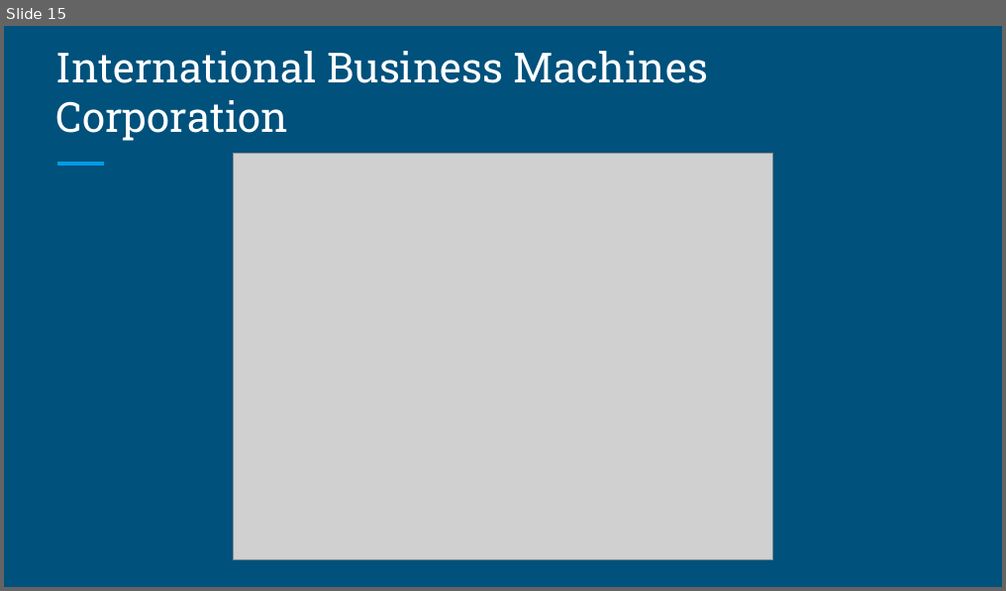
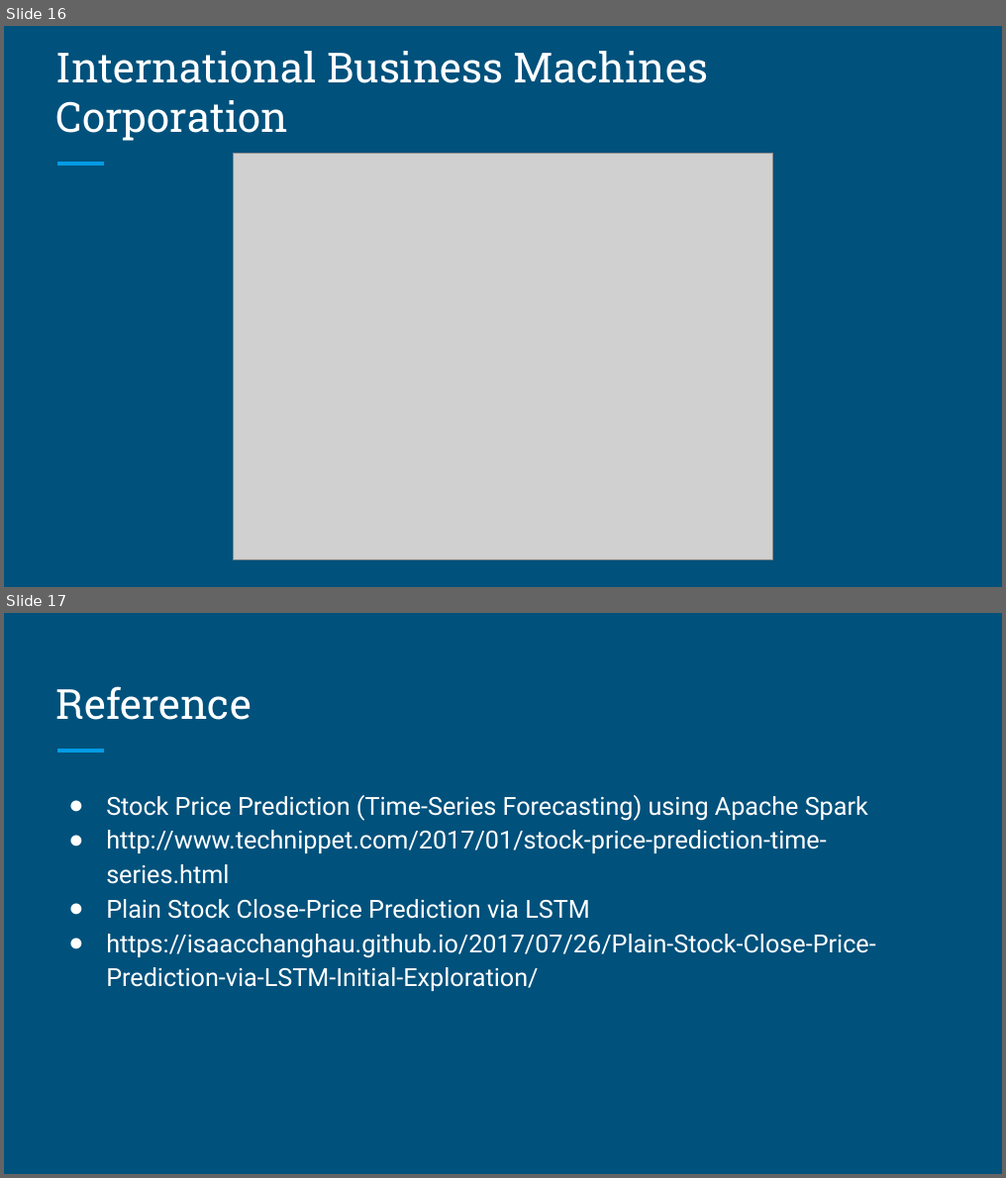
Before and after one commit to reasonwow/Stock_Prediction_Scala, a slide deck: Presentation/ScalaTeam9FinalPresentation.pptx. Shown one above the other, each under a label of ours: slide 15 before the commit, slides 16 and 17 after it. The pictures are 1006x591 and 1006x1178 pixels, drawn with LibreOffice and Linux fonts; fonts in the diff are those of the drawing; grey boxes stand for pictures. Boxes give left, top, right and bottom in pixels: in the first picture for what was removed or moved away, otherwise in the second. Text is boxed around its words. In the diff, an @@ line names an element or a change of style, - is before the commit and + after.

```diff
--- a/Presentation/ScalaTeam9FinalPresentation.pptx
+++ b/Presentation/ScalaTeam9FinalPresentation.pptx
@@ slide 17 added at [4, 613, 1002, 1174], background #00517C; not listed: 1 template element that a slide beside it also shows @@
@@ title added at [56, 686, 252, 720], 30 pt, text #FFFFFF @@
+Reference
@@ text added at [106, 795, 876, 991], 18 pt, text #FFFFFF @@
+● Stock Price Prediction (Time-Series Forecasting) using Apache Spark
+● http://www.technippet.com/2017/01/stock-price-prediction-time-series.html
+● Plain Stock Close-Price Prediction via LSTM
+● https://isaacchanghau.github.io/2017/07/26/Plain-Stock-Close-Price-Prediction-via-LSTM-Initial-Exploration/
@@ what was slide 15 is now slide 16 @@
```
Also in this commit, not shown: 1 slide changed, 2 other slides added.
